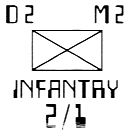
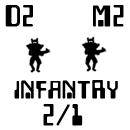
Comparing the layer stacks of the two w=130, h=130 images. Changes:
added layer "Layer 1 copy 2" above "Layer 1 copy" over bbox(81, 36, 107, 72)
added layer "Layer 1 copy" above "2/1" over bbox(25, 37, 51, 73)
added layer "2/1" above "INFANTRY" over bbox(43, 104, 83, 126)
added layer "INFANTRY" above "M2" over bbox(14, 80, 118, 99)
added layer "M2" above "D2" over bbox(93, 5, 124, 27)
added layer "D2" above "Layer 3" over bbox(5, 5, 33, 27)
hid "Layer 1", opacity 100% → 40%, painted on it over bbox(5, 5, 124, 130)
